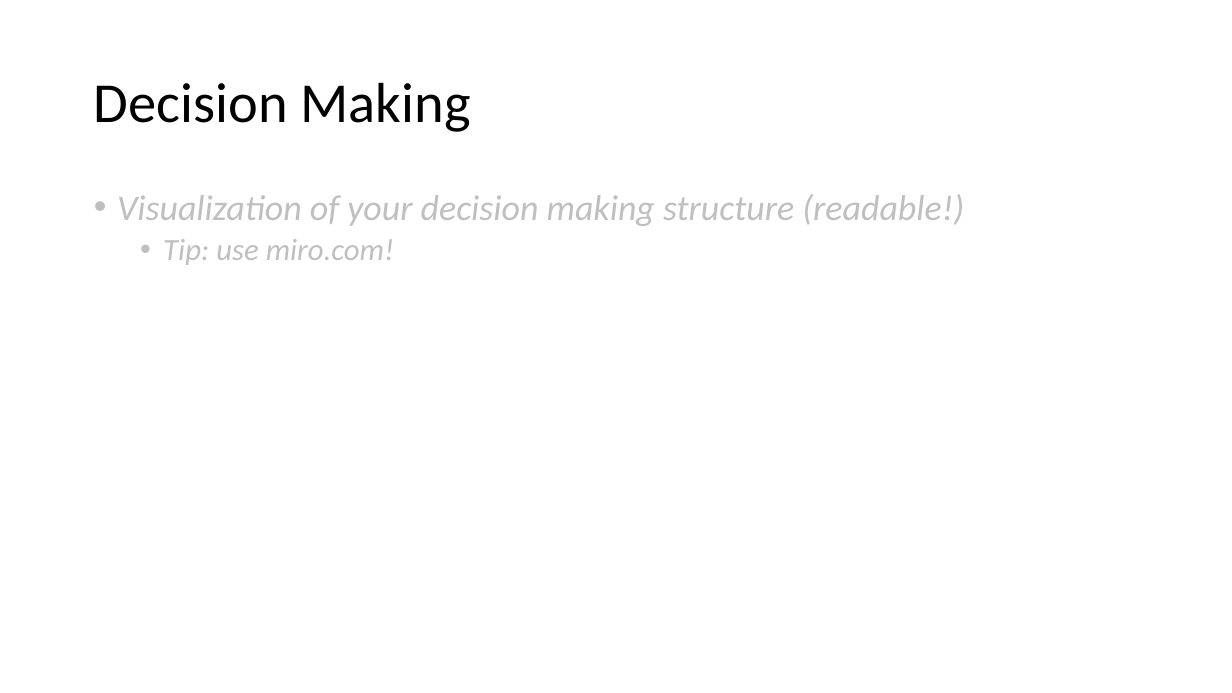
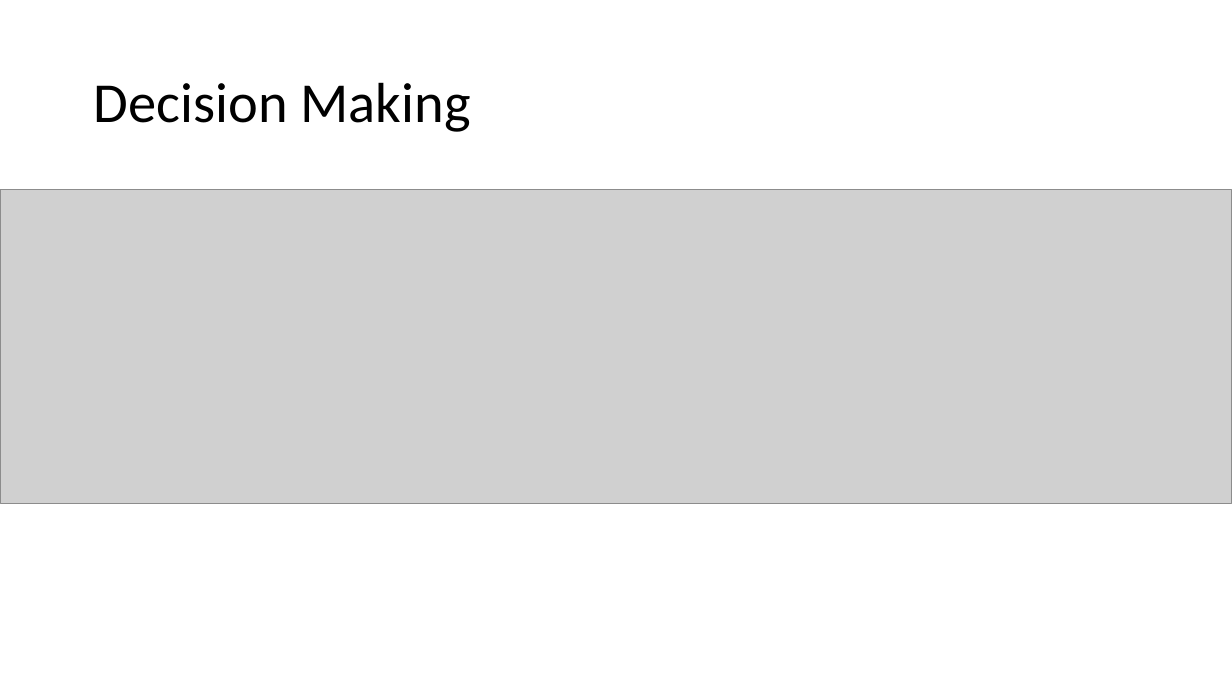
Before and after one commit to DAE-GD-2025-2026/gameai-zombie-Chloe-J1, a slide deck: slide 2 of GPP_ZombieAI_JonckheereChloe_2DAE18.pptx. Drawn at 1232x693 pixels with LibreOffice and Linux fonts; fonts in the diff are those of the drawing; grey boxes stand for pictures. Boxes give left, top, right and bottom in pixels: in the first picture for what was removed or moved away, otherwise in the second. Text is boxed around its words. In the diff, an @@ line names an element or a change of style, - is before the commit and + after.

```diff
--- a/GPP_ZombieAI_JonckheereChloe_2DAE18.pptx
+++ b/GPP_ZombieAI_JonckheereChloe_2DAE18.pptx
@@ picture added at [0,189,1232,503] @@
@@ text removed at [117,194,964,265] @@
-• Visualization of your decision making structure (readable!)
-  • Tip: use miro.com!
```
Also in this commit, not shown: 2 other slides changed, 1 slide removed, 3 other files.
